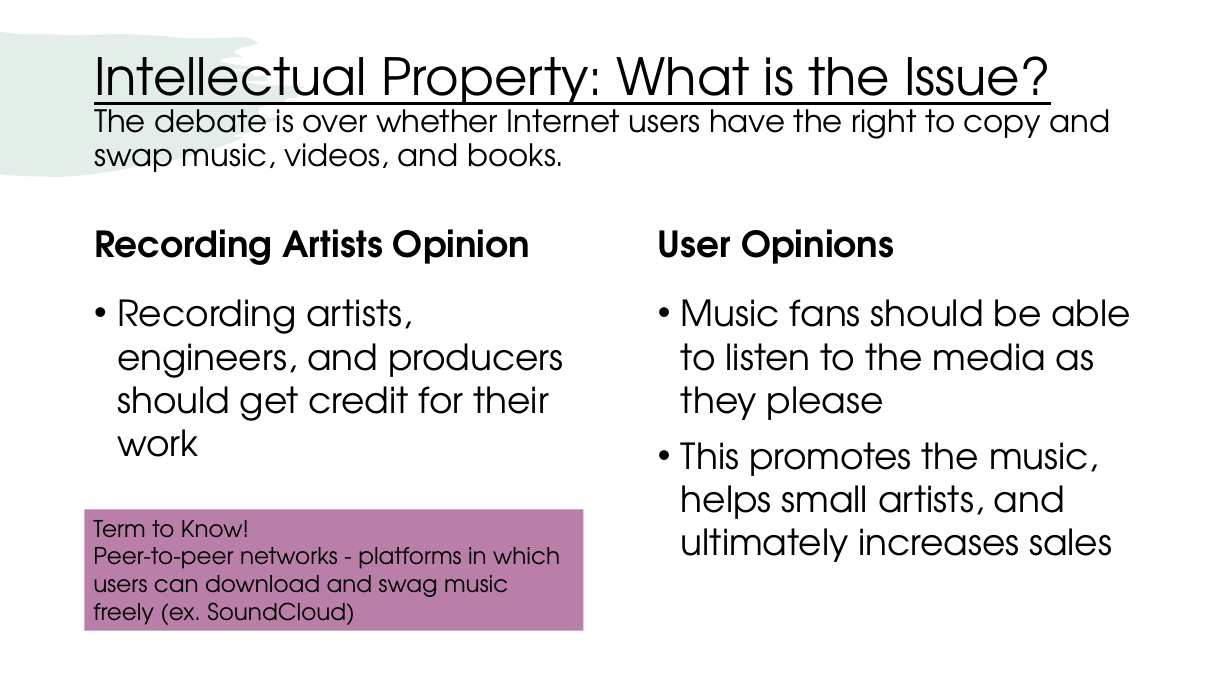
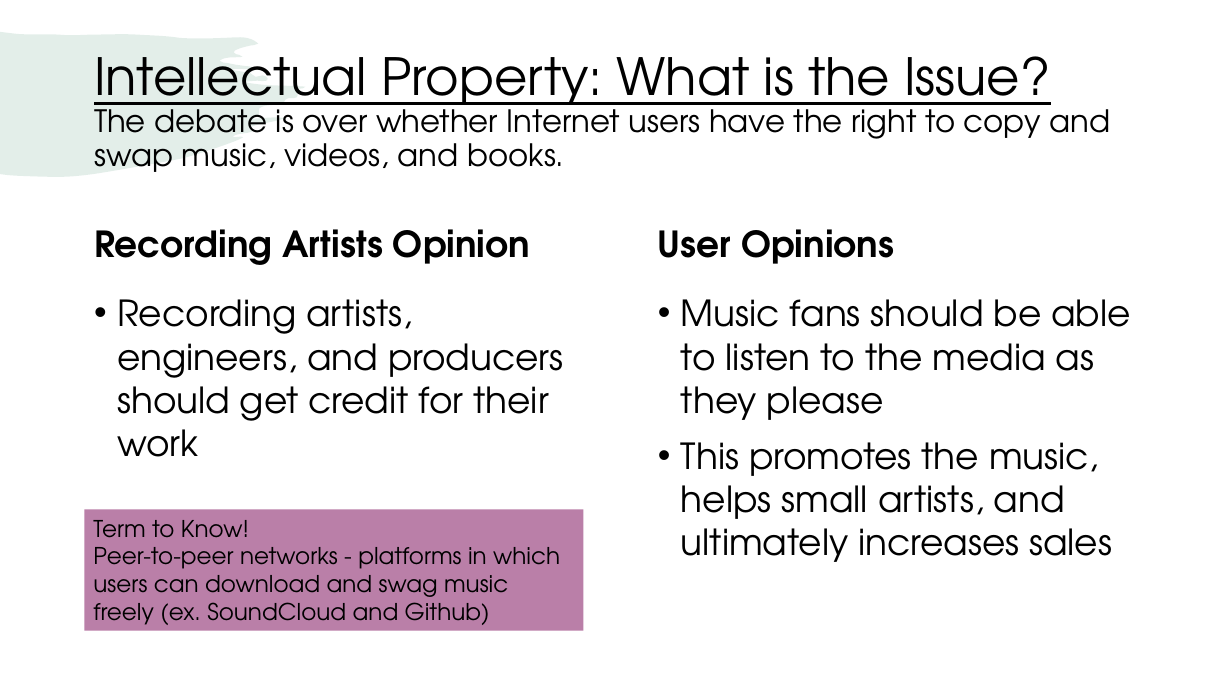
Before and after one commit to jackambery/All-Dual-Enrollment-Work, a slide deck: slide 2 of Student Presentations/CopyrightPresentation.pptx. Drawn at 1232x693 pixels with LibreOffice and Linux fonts; fonts in the diff are those of the drawing. Boxes give left, top, right and bottom in pixels: in the first picture for what was removed or moved away, otherwise in the second. Text is boxed around its words. In the diff, an @@ line names an element or a change of style, - is before the commit and + after.

```diff
--- a/Student Presentations/CopyrightPresentation.pptx
+++ b/Student Presentations/CopyrightPresentation.pptx
@@ text in rectangle at box(93, 547, 560, 631): text changed @@
-Peer-to-peer networks - platforms in which users can download and swag music freely (ex. SoundCloud)
+Peer-to-peer networks - platforms in which users can download and swag music freely (ex. SoundCloud and Github)
```
Also in this commit, not shown: 5 slides added.
